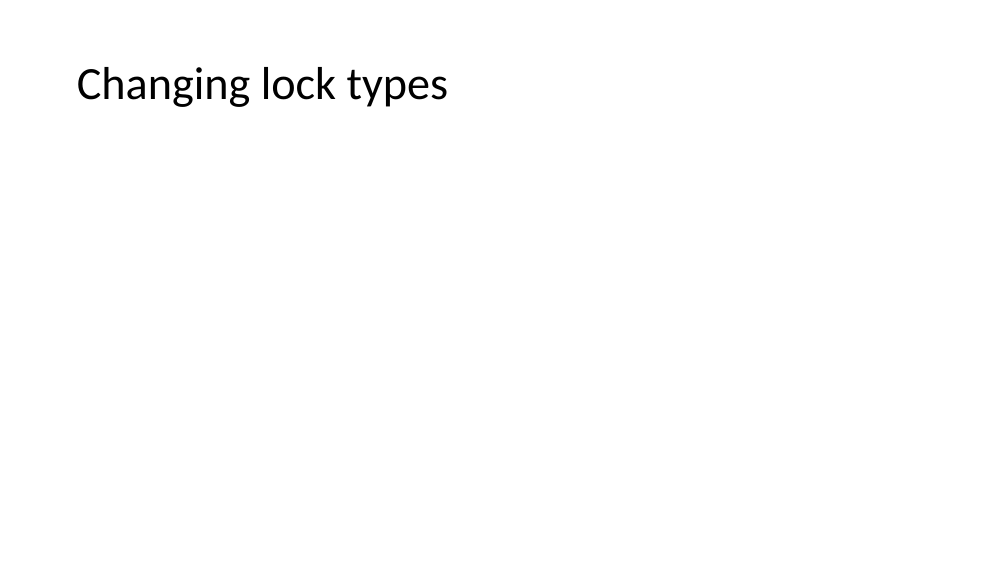
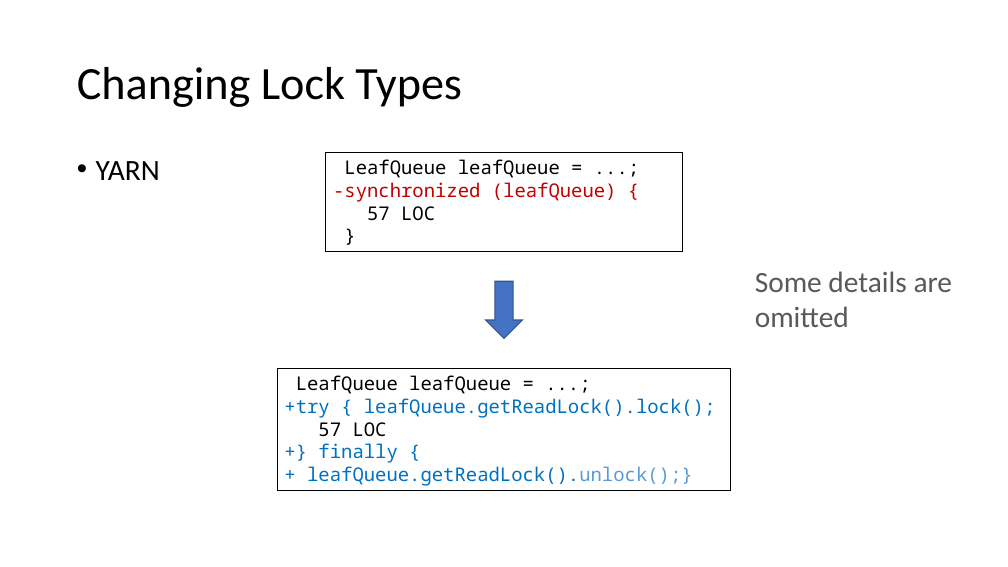
Before and after one commit to qwordy/Research, a slide deck: slide 15 of ppt/How do Programmers Maintain Concurrent Code.pptx (slide 11 before the commit). Drawn at 1008x567 pixels with LibreOffice and Linux fonts; fonts in the diff are those of the drawing. Boxes give left, top, right and bottom in pixels: in the first picture for what was removed or moved away, otherwise in the second. Text is boxed around its words. In the diff, an @@ line names an element or a change of style, - is before the commit and + after.

```diff
--- a/ppt/How do Programmers Maintain Concurrent Code.pptx
+++ b/ppt/How do Programmers Maintain Concurrent Code.pptx
@@ title at (x1=77, y1=67, x2=462, y2=107): text changed @@
-Changing lock types
+Changing Lock Types
@@ text added at (x1=96, y1=161, x2=160, y2=180), 28 pt, text #000000 @@
+• YARN
@@ rectangle added at (x1=326, y1=153, x2=683, y2=252), fill #FFFFFF, outline #000000 1 pt, 18 pt, text #000000 @@
+LeafQueue leafQueue = ...;
+-synchronized (leafQueue) {
+57 LOC
+}
@@ down arrow added at (x1=485, y1=281, x2=523, y2=339), fill #4472C4, outline #325491 1 pt @@
@@ text added at (x1=755, y1=271, x2=953, y2=327), 28 pt, text #595959 @@
+Some details are omitted
@@ rectangle added at (x1=278, y1=368, x2=731, y2=491), fill #FFFFFF, outline #000000 1 pt, 18 pt, text #0070C0 @@
+LeafQueue leafQueue = ...;
++try { leafQueue.getReadLock().lock();
+57 LOC
++} finally {
++ leafQueue.getReadLock().unlock();}
```
Also in this commit, not shown: 12 other slides changed, 7 slides added.
